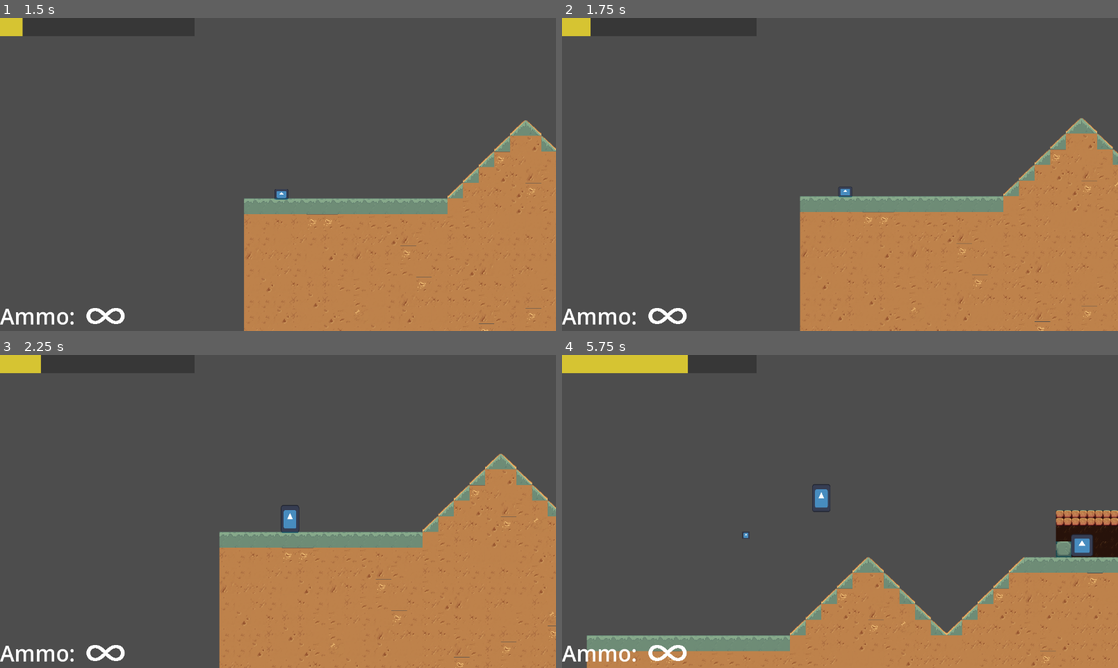
Above: before the commit, frames 1-4 (two rows, left to right).
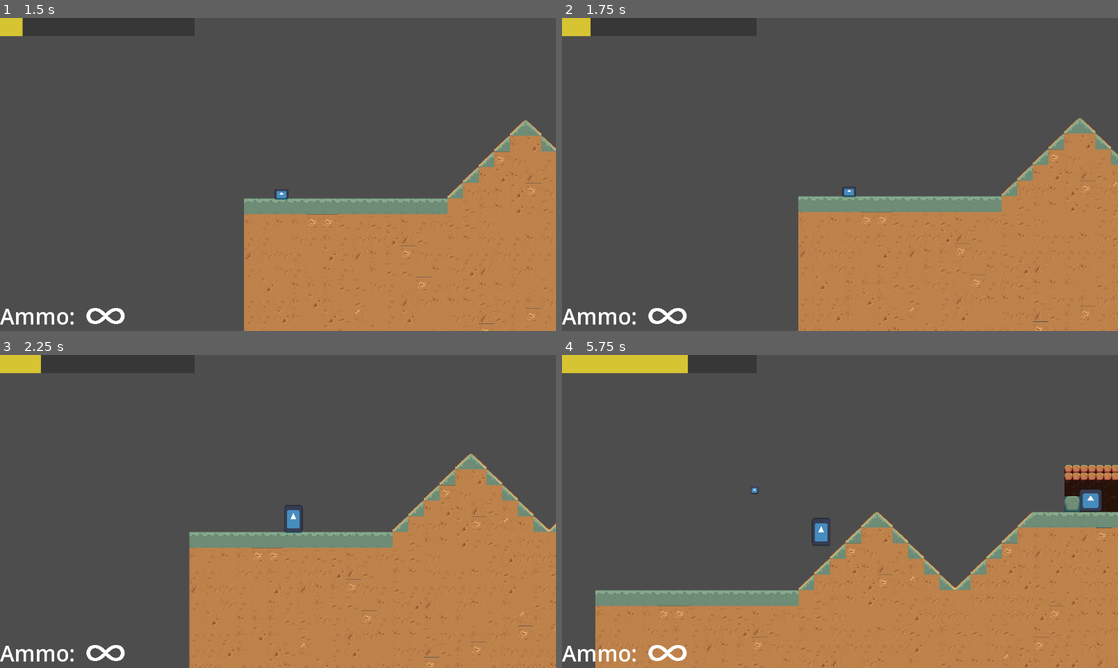
Above: after the commit, the same moments.

Repository: dzfrias/gladiator
Game: Godot game, scene res://scenes/test_scene.tscn
The game is run twice, just before and just after one commit, with the same random seed, the same clock (stepped at 60 frames per second) and the same inputs. The engine's default icon, where the game draws it, is replaced by a stand-in: a white triangle on a blue panel in a dark square.
Inputs (mouse positions are in pixels of both pictures, inside the frame that each line leads up to):
- Up to frame 1 (1.5 s): click "Enter Mission" at 0.5 s; move the mouse to (111, 315) at 1.27 s; hold D (right) from 1.28 s (still down); hold S (crouch) from 1.28 s (still down)
- Up to frame 2 (1.75 s): keep holding D (right); keep holding S (crouch); tap Space (jump) at 1.52 s; tap Shift (shield) at 1.55 s
- Up to frame 3 (2.25 s): keep holding D (right); tap Space (jump) at 1.82 s; move the mouse to (166, 527) at 2.02 s; release S (crouch) at 2.03 s; tap Shift (shield) at 2.1 s
- Up to frame 4 (5.75 s): tap Space (jump) at 2.27, 2.57, 3.77, 4.07, 4.52, 4.82, 5.27, 5.57 s; tap S (crouch) at 2.3, 3.8, 5.3 s; move the mouse to (895, 442) at 2.77 s; release D (right) at 2.78 s; hold A (left) 2.78-3.53 s; hold S (crouch) 2.78-3.53 s; tap Shift (shield) at 3.05, 4.55, 5.1 s; move the mouse to (812, 574) at 3.52 s; hold D (right) 3.53-5.03 s; click (812, 574) at 3.6 s; move the mouse to (1006, 558) at 4.27 s; hold E (roll) 4.28-5.03 s; move the mouse to (673, 464) at 5.02 s; hold A (left) from 5.03 s (still down)

Frame 1 is identical in both runs. In frame 2, 1.2% of the frame differs, in the area x 42-100%, y 32-100%; in frame 3, 6.5%; in frame 4, 19%, in the area x 4-100%, y 35-100%.

Commit message:
Make shield slow down moevment

Diff:
--- a/scenes/player.tscn
+++ b/scenes/player.tscn
@@ -30,6 +30,7 @@
 move_acceleration = 500.0
 move_deceleration = 800.0
 crouch_move_speed = 75.0
+shield_move_speed = 100.0
 jump_speed = 300.0
 jump_accel = 400.0
 jump_hold_time = 0.2
--- a/scripts/player/player.gd
+++ b/scripts/player/player.gd
@@ -4,6 +4,7 @@
 @export var move_acceleration: float = 2000
 @export var move_deceleration: float = 2000
 @export var crouch_move_speed: float = 200
+@export var shield_move_speed: float = 200
 @export var direction_change_factor: float = 3
 @export var jump_speed: float = 500
 @export var jump_accel: float = 1000
@@ -35,6 +36,7 @@
 var _is_jumping := false
 var _jump_time := 0.0
 var _jump_buffer := 0.0
+@onready var _current_move_speed = move_speed
 static var Instance
 
 signal on_item_switched(current_item)
@@ -80,12 +82,16 @@
 				standing_sprite.visible = false
 				crouching_hitbox.disabled = false
 				crouching_sprite.visible = true
+				_current_move_speed = crouch_move_speed
 			elif !Input.is_action_pressed("crouch") and _is_crouching:
 				_is_crouching = false
 				standing_hitbox.disabled = false
 				standing_sprite.visible = true
 				crouching_hitbox.disabled = true
 				crouching_sprite.visible = false
+				_current_move_speed = move_speed
+			if not _is_crouching and not $Shield.is_enabled():
+				_current_move_speed = move_speed
 
 			if Input.is_action_pressed("left") and Input.is_action_pressed("right"):
 				velocity.x = move_toward(velocity.x, 0, move_acceleration * delta)
@@ -95,19 +101,13 @@
 				# change directions
 				if velocity.x > 0:
 					acceleration *= direction_change_factor
-				if _is_crouching:
-					velocity.x = maxf(-crouch_move_speed, velocity.x - acceleration * delta)
-				else:
-					velocity.x = maxf(-move_speed, velocity.x - acceleration * delta)
+				velocity.x = maxf(-_current_move_speed, velocity.x - acceleration * delta)
 				direction.is_right = false
 			elif Input.is_action_pressed("right"):
 				var acceleration := move_acceleration
 				if velocity.x < 0:
 					acceleration *= direction_change_factor
-				if _is_crouching:
-					velocity.x = minf(crouch_move_speed, velocity.x + acceleration * delta)
-				else:
-					velocity.x = minf(move_speed, velocity.x + acceleration * delta)
+				velocity.x = minf(_current_move_speed, velocity.x + acceleration * delta)
 				direction.is_right = true
 			else:
 				velocity.x = move_toward(velocity.x, 0, move_deceleration * delta)
@@ -139,8 +139,10 @@
 		$Shield.enable()
 		if _current_item == _weapon:
 			_weapon.set_firing(null)
+		_current_move_speed = shield_move_speed
 	if event.is_action_released("shield"):
 		$Shield.disable()
+		_current_move_speed = move_speed
 	if event.is_action_pressed("fire") and not $Shield.is_enabled():
 		if _current_item == _weapon:
 			_weapon.set_firing($Direction)
